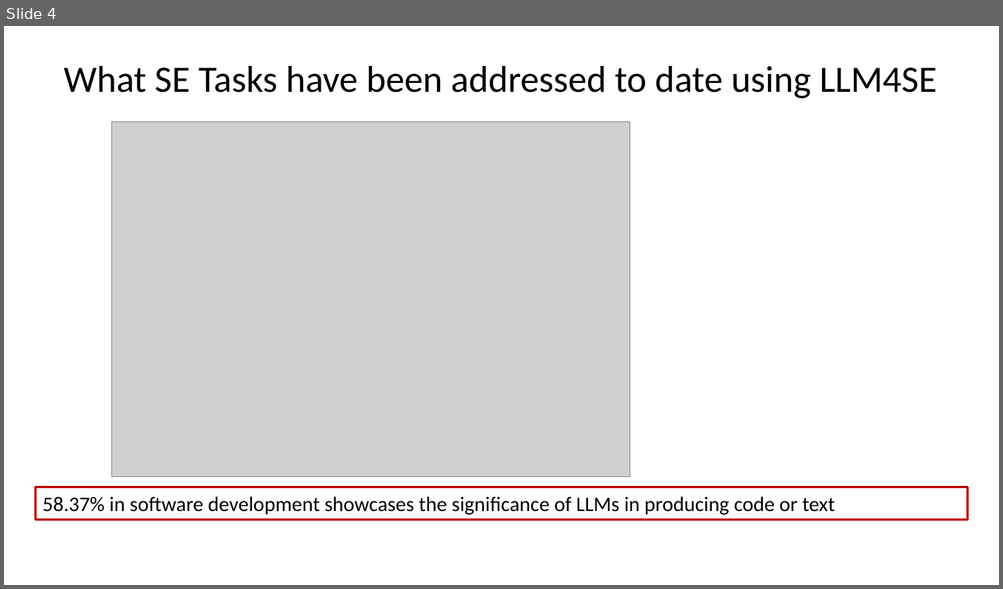
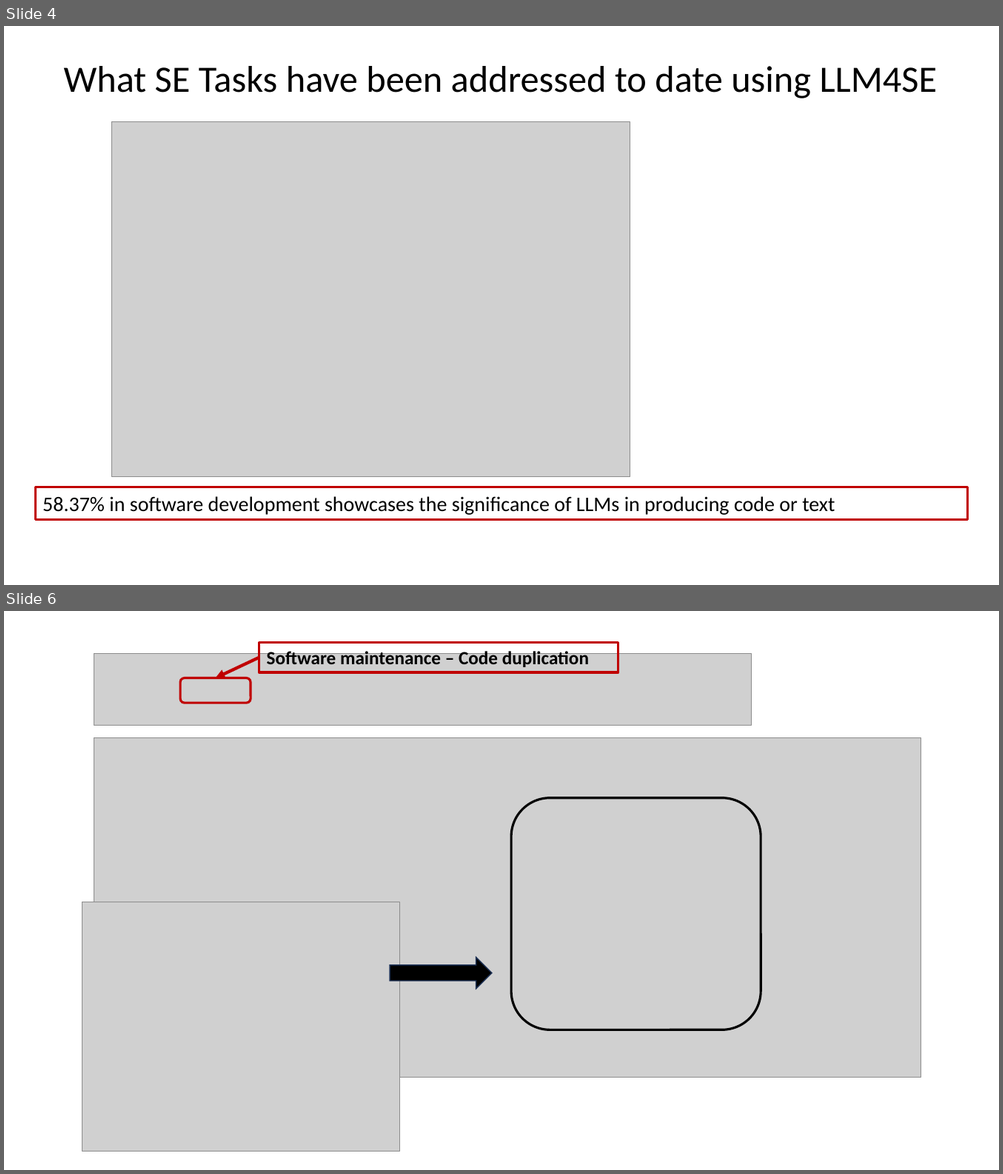
Before and after one commit to johnxu21/johnxu21.github.io, a slide deck: teaching/CS472/Timetable/LLM.pptx. Shown one above the other, each under a label of ours: slide 4 before the commit, slides 4 and 6 after it; the slides between them are not shown. The pictures are 1003x589 and 1003x1174 pixels, drawn with LibreOffice and Linux fonts; fonts in the diff are those of the drawing; grey boxes stand for pictures. Boxes give left, top, right and bottom in pixels: in the first picture for what was removed or moved away, otherwise in the second. Text is boxed around its words. In the diff, an @@ line names an element or a change of style, - is before the commit and + after.

```diff
--- a/teaching/CS472/Timetable/LLM.pptx
+++ b/teaching/CS472/Timetable/LLM.pptx
@@ slide 6 added at (4, 611, 999, 1170), background #FFFFFF @@
@@ picture added at (94, 653, 751, 725) @@
@@ rectangle added at (259, 642, 618, 672), outline #C00000 2.25 pt, 18 pt, text #000000, bold @@
+Software maintenance – Code duplication
@@ arrow added from (259, 658) to (215, 678), #C00000 3 pt @@
@@ rounded rectangle added at (180, 678, 250, 703), outline #C00000 2.25 pt @@
@@ picture added at (94, 738, 921, 1078) @@
@@ rounded rectangle added at (512, 798, 760, 1031), outline #000000 2.25 pt @@
@@ picture added at (82, 903, 399, 1152) @@
@@ right arrow added at (390, 958, 492, 989), fill #000000, outline #1E3256 1 pt @@
```
Also in this commit, not shown: 1 slide changed, 3 other files.
